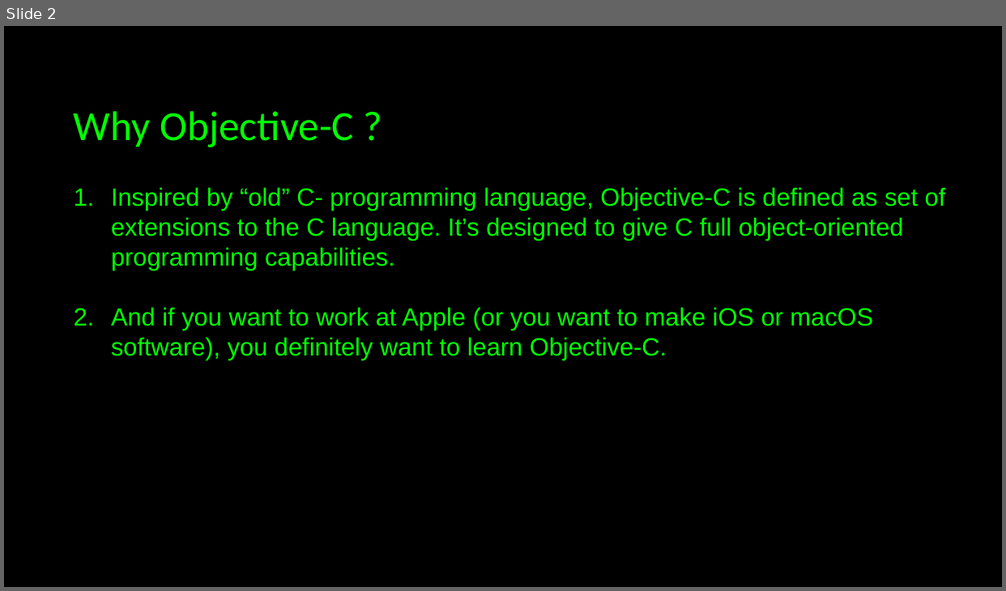
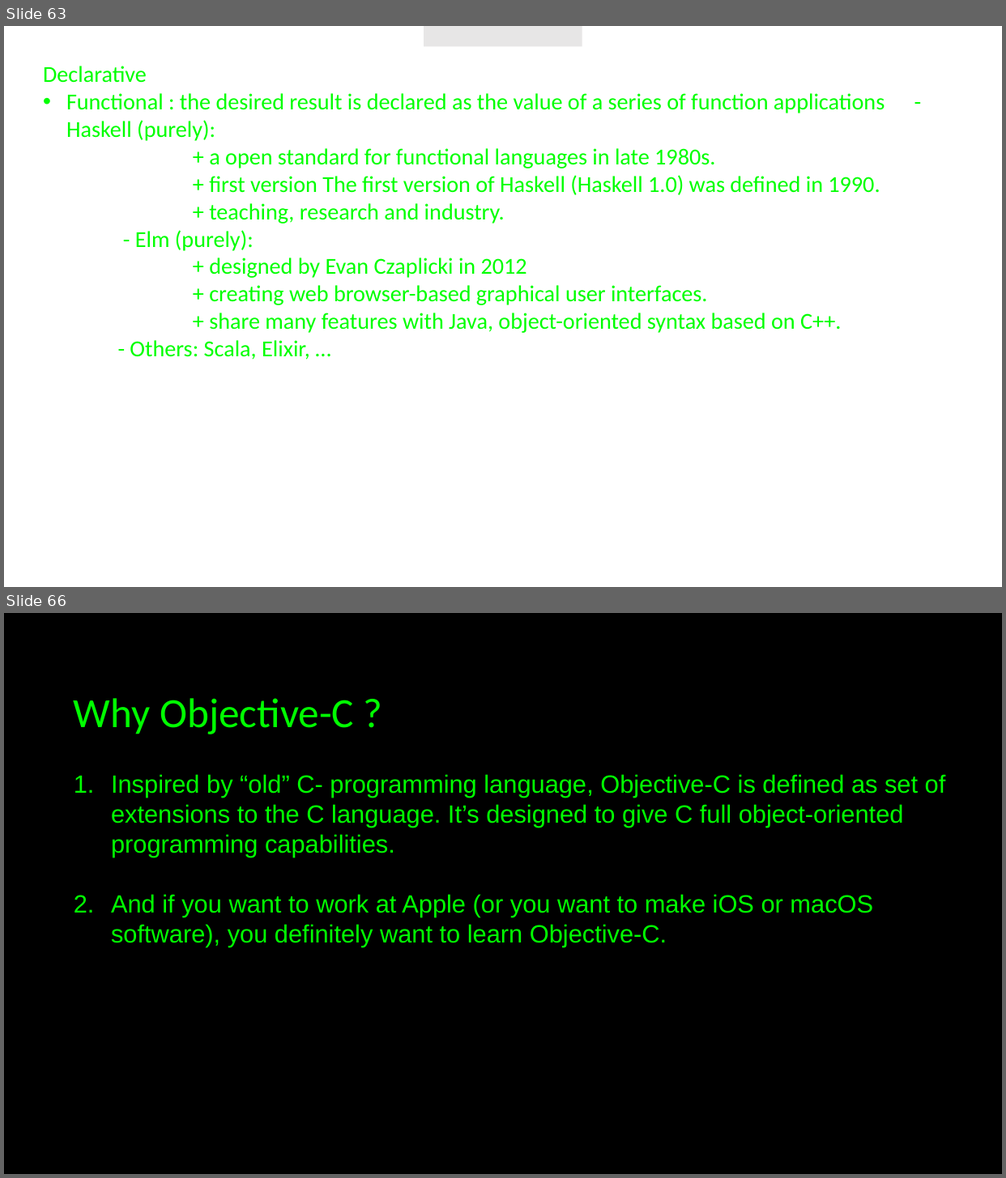
Before and after one commit to JustCodeandChill/Objective-C-presentation, a slide deck: OBJECTIVE-C.pptx. Shown one above the other, each under a label of ours: slide 2 before the commit, slides 63 and 66 after it; the slides between them are not shown. The pictures are 1006x591 and 1006x1178 pixels, drawn with LibreOffice and Linux fonts; fonts in the diff are those of the drawing; background and template pictures are left out. Boxes give left, top, right and bottom in pixels: in the first picture for what was removed or moved away, otherwise in the second. Text is boxed around its words. In the diff, an @@ line names an element or a change of style, - is before the commit and + after.

```diff
--- a/OBJECTIVE-C.pptx
+++ b/OBJECTIVE-C.pptx
@@ slide 63 added at <box>4,26,1002,587</box>, background picture (left out) @@
@@ rectangle added at <box>424,26,582,47</box>, fill #E7E6E6 @@
@@ text added at <box>43,66,884,360</box>, 22 pt, text #00FF00 @@
+Declarative
+• Functional : the desired result is declared as the value of a series of function applications - Haskell (purely):
++ a open standard for functional languages in late 1980s.
++ first version The first version of Haskell (Haskell 1.0) was defined in 1990.
++ teaching, research and industry.
+- Elm (purely):
++ designed by Evan Czaplicki in 2012
++ creating web browser-based graphical user interfaces.
++ share many features with Java, object-oriented syntax based on C++.
+- Others: Scala, Elixir, …
@@ what was slide 2 is now slide 66 @@
```
Also in this commit, not shown: 1 slide changed, 63 other slides added.
